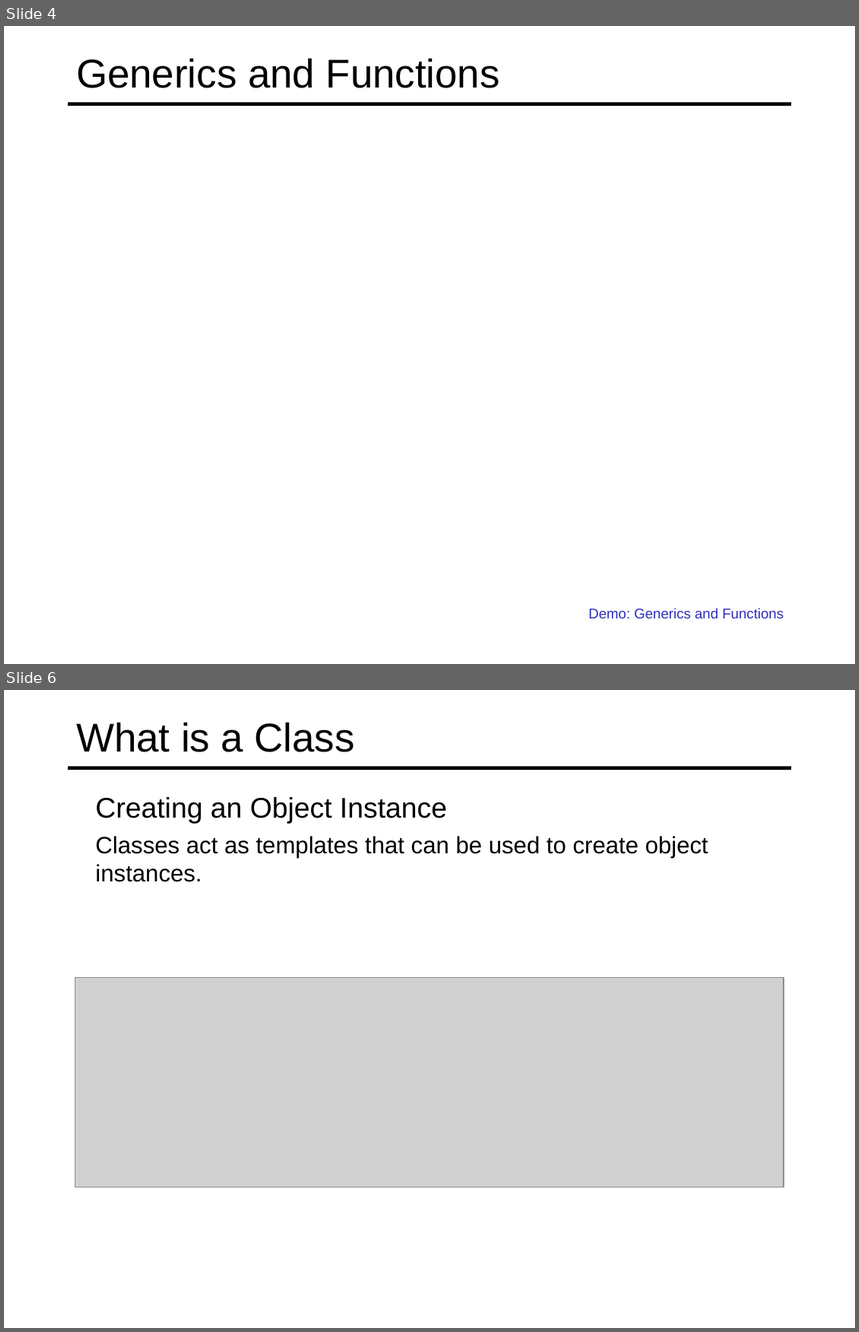
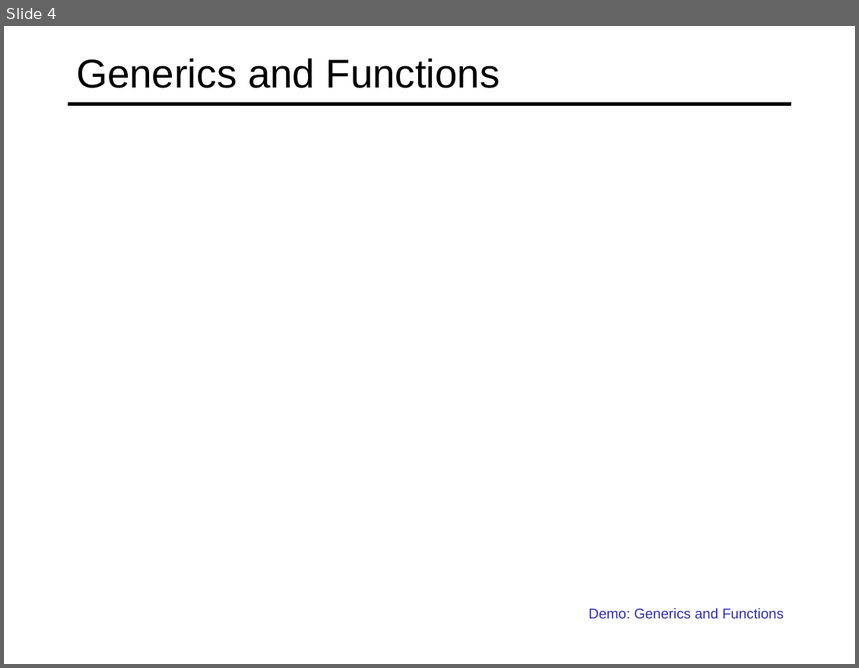
Before and after one commit to specter01wj/Jago_Link_Training, a slide deck: Angular/Angular12/TypeScript Fundamentals/6-Creating-And-Using-Generics/L6_Creating and Using Generics.ppt. Shown one above the other, each under a label of ours: slides 4 and 6 before the commit, slide 4 after it; the slides between them are not shown. The pictures are 859x1332 and 859x668 pixels, drawn with LibreOffice and Linux fonts; fonts in the diff are those of the drawing; grey boxes stand for pictures. Boxes give left, top, right and bottom in pixels: in the first picture for what was removed or moved away, otherwise in the second. Text is boxed around its words. In the diff, an @@ line names an element or a change of style, - is before the commit and + after.

```diff
--- a/Angular/Angular12/TypeScript Fundamentals/6-Creating-And-Using-Generics/L6_Creating and Using Generics.ppt
+++ b/Angular/Angular12/TypeScript Fundamentals/6-Creating-And-Using-Generics/L6_Creating and Using Generics.ppt
@@ slide 6 removed at [4,690,855,1328], background #FFFFFF; not listed: 1 template element that a slide beside it also shows @@
@@ title removed at [76,722,355,752] @@
-What is a Class
@@ text removed at [95,797,709,882] @@
-  Creating an Object Instance
-  Classes act as templates that can be used to create object instances.
@@ picture removed at [75,978,784,1187] @@
```
Also in this commit, not shown: 1 slide changed, 3 slides added, 5 other slides removed.
